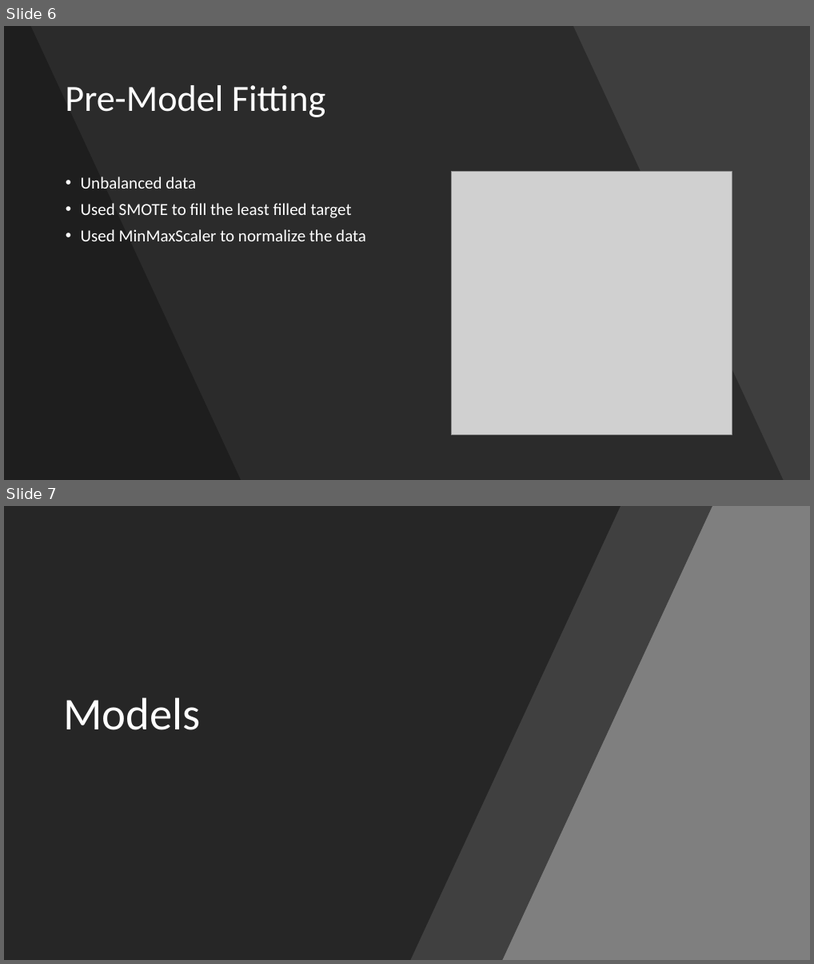
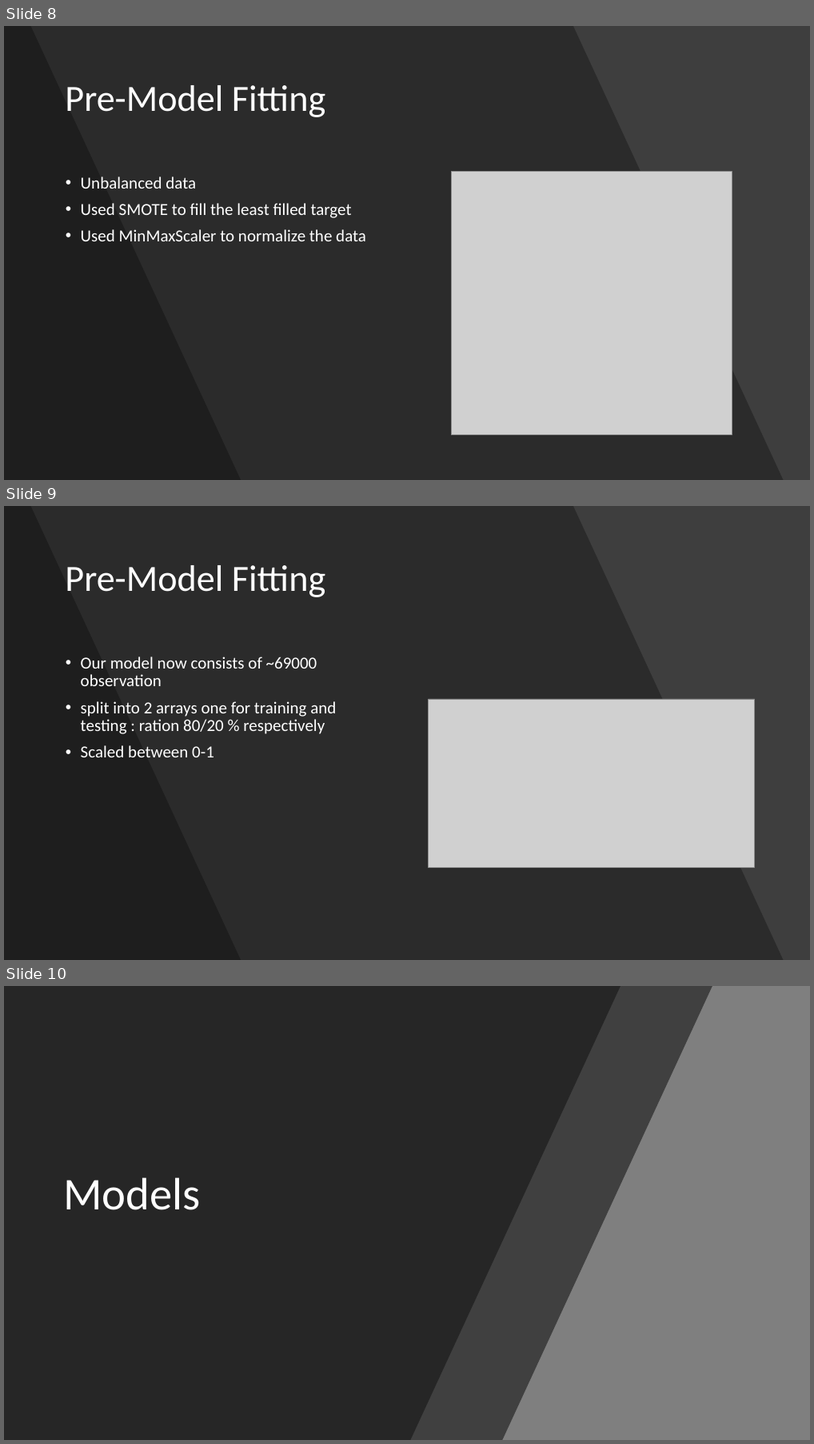
Before and after one commit to L9Sneaky/Classification, a slide deck: Adult Salary Prediction.pptx. Shown one above the other, each under a label of ours: slides 6 and 7 before the commit, slides 8, 9 and 10 after it. The pictures are 814x964 and 814x1444 pixels, drawn with LibreOffice and Linux fonts; fonts in the diff are those of the drawing; grey boxes stand for pictures. Boxes give left, top, right and bottom in pixels: in the first picture for what was removed or moved away, otherwise in the second. Text is boxed around its words. In the diff, an @@ line names an element or a change of style, - is before the commit and + after.

```diff
--- a/Adult Salary Prediction.pptx
+++ b/Adult Salary Prediction.pptx
@@ slide 9 added at <box>4,506,810,960</box>, background #454545 @@
@@ rectangle added at <box>4,506,810,960</box>, fill #000000 at 9% opacity @@
@@ freeform shape added at <box>4,506,784,960</box>, fill #000000 at 30% opacity @@
@@ freeform shape added at <box>4,506,241,960</box>, fill #000000 at 30% opacity @@
@@ title added at <box>65,565,326,597</box>, 44 pt, text #FFFFFF @@
+Pre-Model Fitting
@@ text added at <box>81,656,336,757</box>, 20 pt, text #FFFFFF @@
+• Our model now consists of ~69000 observation
+• split into 2 arrays one for training and testing : ration 80/20 % respectively
+• Scaled between 0-1
@@ picture added at <box>429,699,755,867</box> @@
@@ what was slide 6 is now slide 8 @@
@@ what was slide 7 is now slide 10 @@
```
Also in this commit, not shown: 1 slide changed, 4 other slides added, 2 slides removed, 1 other file.
